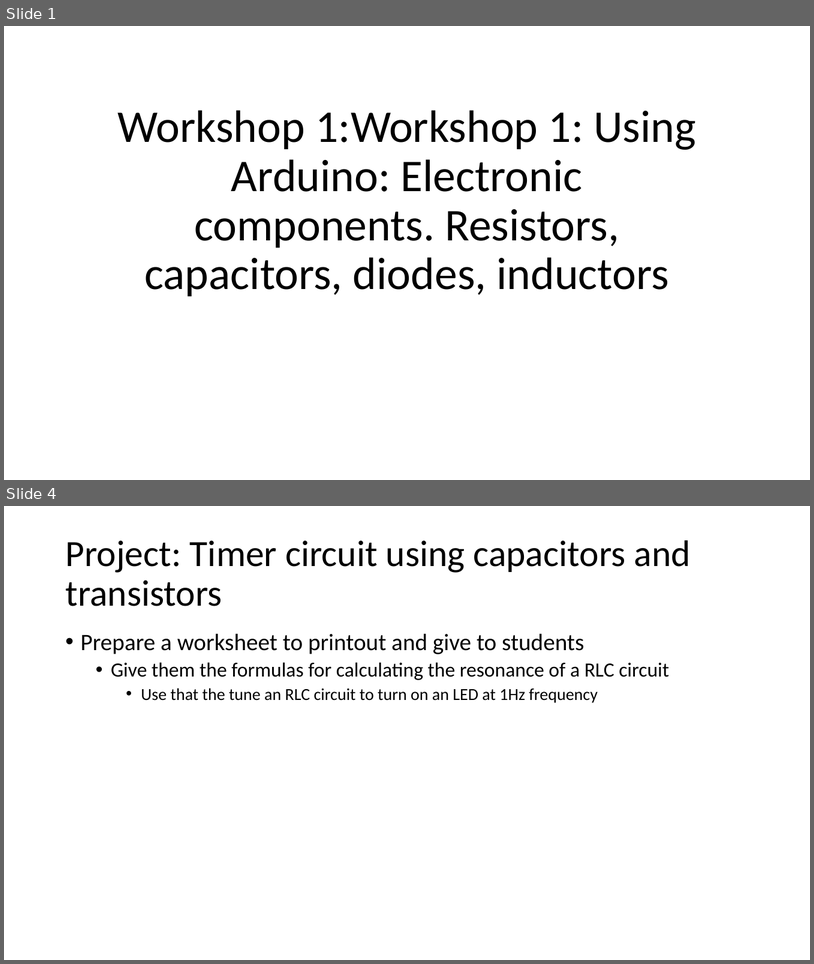
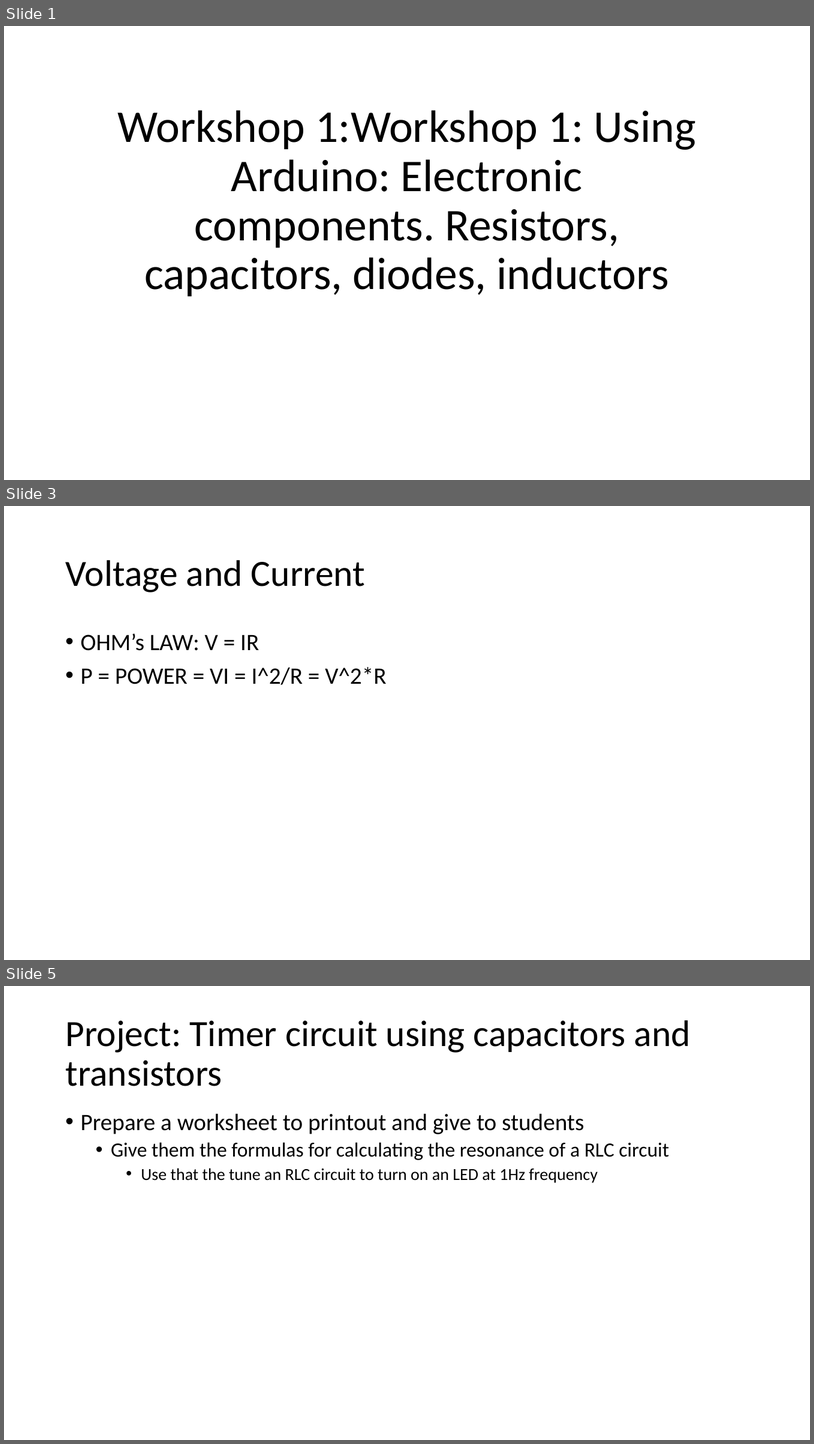
Before and after one commit to Runtime-Learner/McGill-BattleBots-Club, a slide deck: ECSE/Workshop-1/workshop1.pptx. Shown one above the other, each under a label of ours: slides 1 and 4 before the commit, slides 1, 3 and 5 after it; the slides between them are not shown. The pictures are 814x964 and 814x1444 pixels, drawn with LibreOffice and Linux fonts; fonts in the diff are those of the drawing. Boxes give left, top, right and bottom in pixels: in the first picture for what was removed or moved away, otherwise in the second. Text is boxed around its words. In the diff, an @@ line names an element or a change of style, - is before the commit and + after.

```diff
--- a/ECSE/Workshop-1/workshop1.pptx
+++ b/ECSE/Workshop-1/workshop1.pptx
@@ slide 3 added at [4,506,810,960], background #FFFFFF @@
@@ title added at [65,560,365,592], 44 pt, text #000000 @@
+Voltage and Current
@@ text added at [81,633,386,685], 28 pt, text #000000 @@
+• OHM’s LAW: V = IR
+• P = POWER = VI = I^2/R = V^2*R
@@ what was slide 4 is now slide 5 @@
```
Also in this commit, not shown: 2 slides changed, 5 other files.
